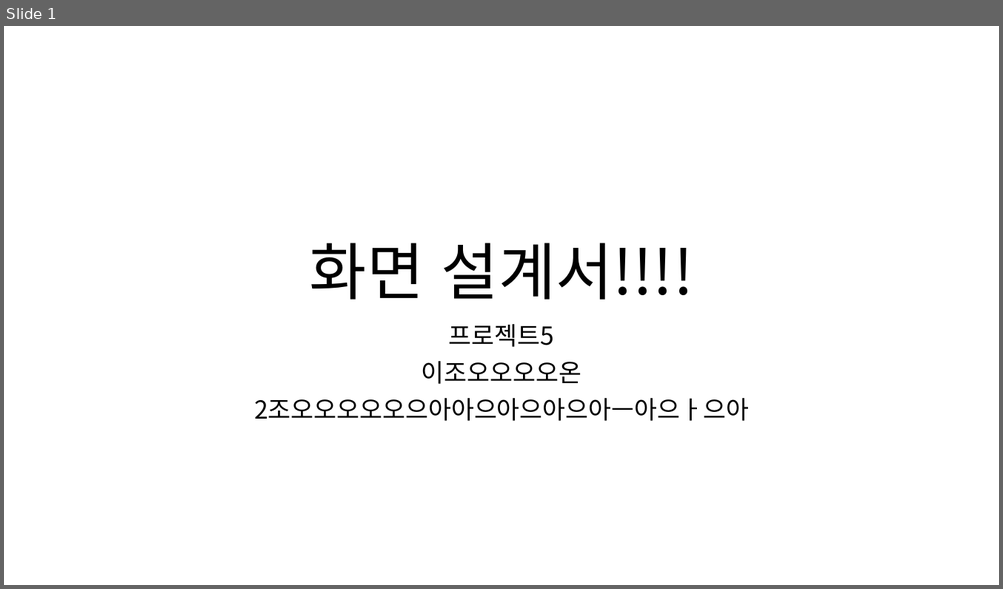
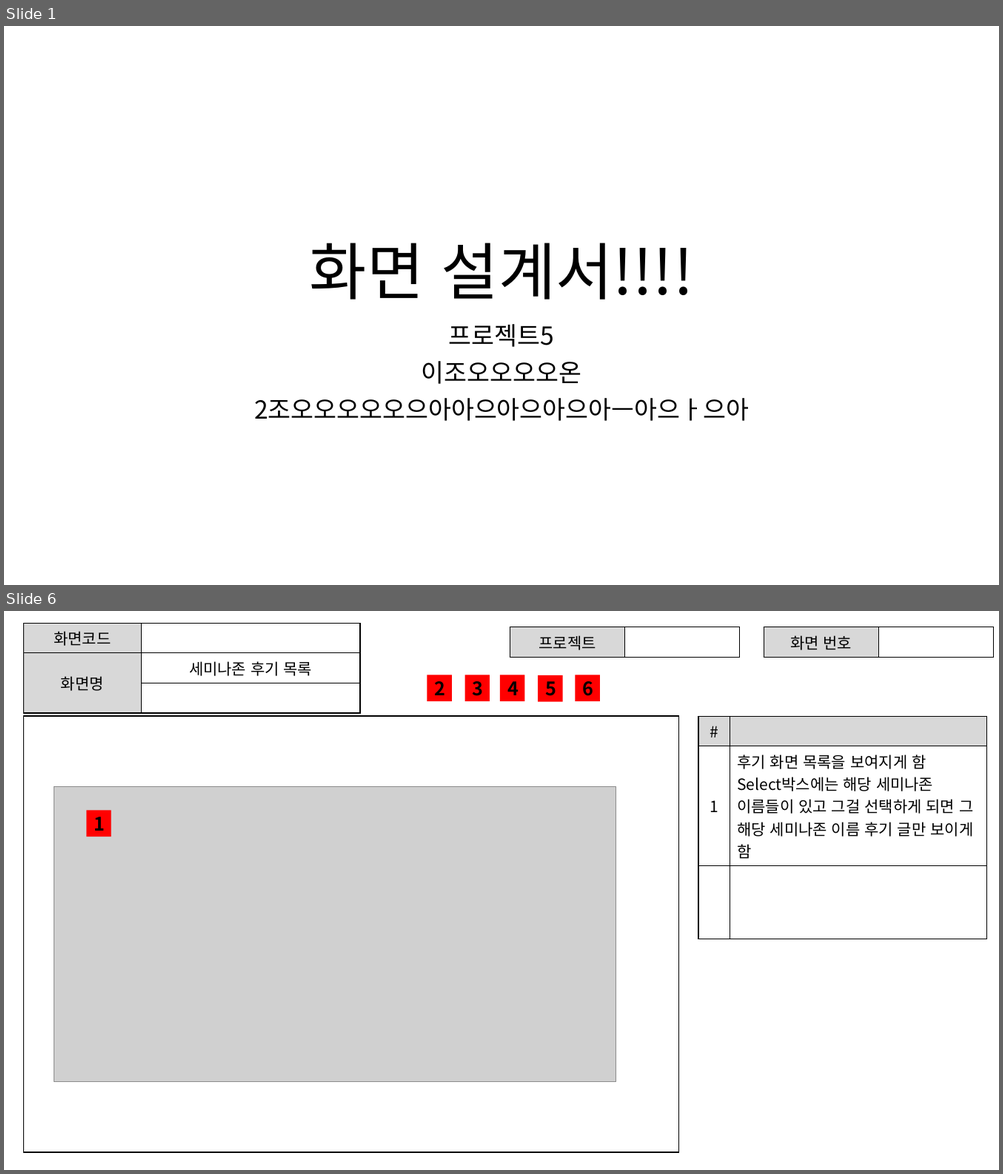
Before and after one commit to ezenteam2/e-Zone, a slide deck: 0 발표용 파워포인트/0403 1차발표/0403 project05 - 파워포인트 - 기범.pptx. Shown one above the other, each under a label of ours: slide 1 before the commit, slides 1 and 6 after it; the slides between them are not shown. The pictures are 1003x589 and 1003x1174 pixels, drawn with LibreOffice and Linux fonts; fonts in the diff are those of the drawing; grey boxes stand for pictures. Boxes give left, top, right and bottom in pixels: in the first picture for what was removed or moved away, otherwise in the second. Text is boxed around its words. In the diff, an @@ line names an element or a change of style, - is before the commit and + after.

Commit message:
화면 설계 완료

```diff
--- a/0 발표용 파워포인트/0403 1차발표/0403 project05 - 파워포인트 - 기범.pptx
+++ b/0 발표용 파워포인트/0403 1차발표/0403 project05 - 파워포인트 - 기범.pptx
@@ slide 6 added at [4,611,999,1170], background #FFFFFF @@
@@ table added at [23,623,360,701], 3 rows, 2 columns @@
+화면코드 | 
+화면명 | 세미나존 후기 목록
+ | 
@@ table added at [510,627,740,653], 1 rows, 2 columns @@
+프로젝트 | 
@@ table added at [763,627,993,653], 1 rows, 2 columns @@
+화면 번호 | 
@@ rectangle added at [427,675,452,701], fill #FF0000, 18 pt, text #000000, bold @@
+2
@@ rectangle added at [465,675,489,701], fill #FF0000, 18 pt, text #000000, bold @@
+3
@@ rectangle added at [500,675,525,701], fill #FF0000, 18 pt, text #000000, bold @@
+4
@@ rectangle added at [538,675,563,701], fill #FF0000, 18 pt, text #000000, bold @@
+5
@@ rectangle added at [575,675,600,701], fill #FF0000, 18 pt, text #000000, bold @@
+6
@@ rectangle added at [23,716,678,1153], fill #FFFFFF, outline #000000 1 pt @@
@@ table added at [699,716,987,919], 3 rows, 2 columns @@
+# | 
+1 | 후기 화면 목록을 보여지게 함 / Select박스에는 해당 세미나존 이름들이 있고 그걸 선택하게 되면 그 해당 세미나존 이름 후기 글만 보이게 함
+ | 
@@ picture added at [54,787,616,1082] @@
@@ rectangle added at [86,810,111,836], fill #FF0000, 18 pt, text #000000, bold @@
+1
```
Also in this commit, not shown: 4 other slides added, 2 other files.
